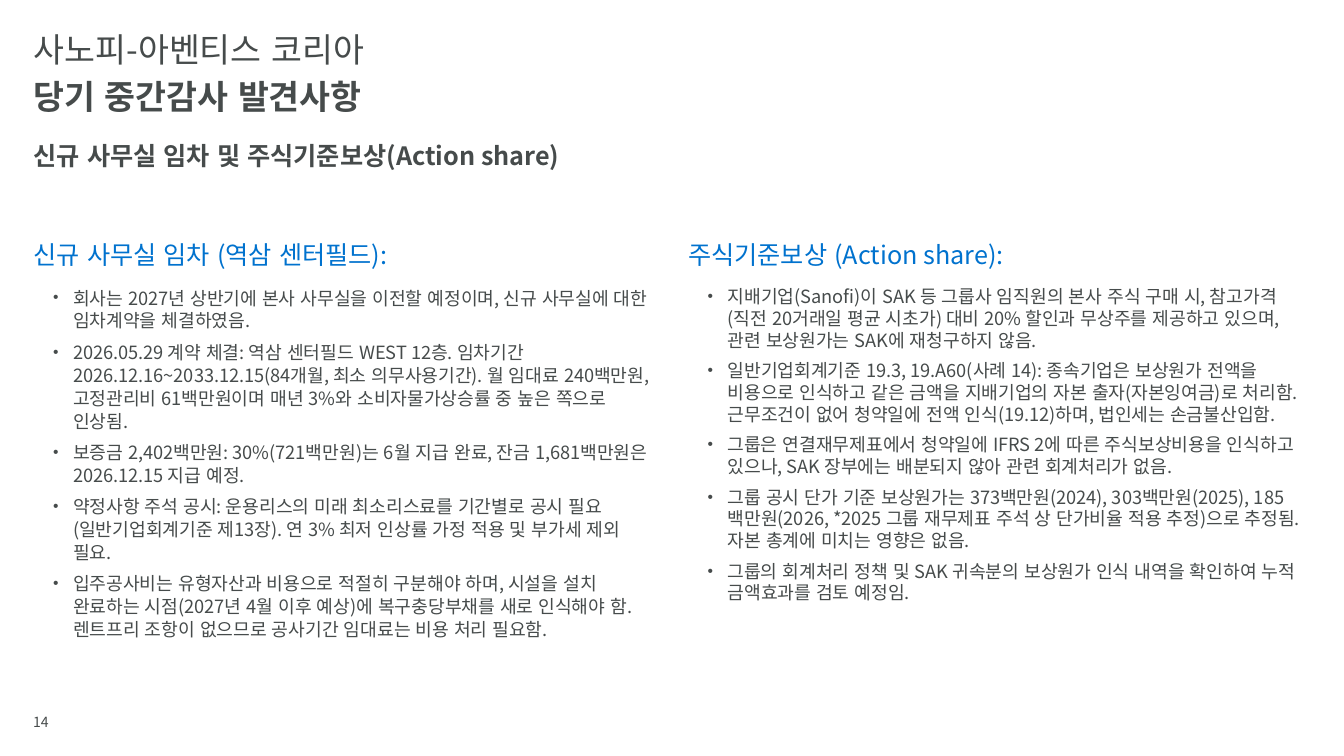
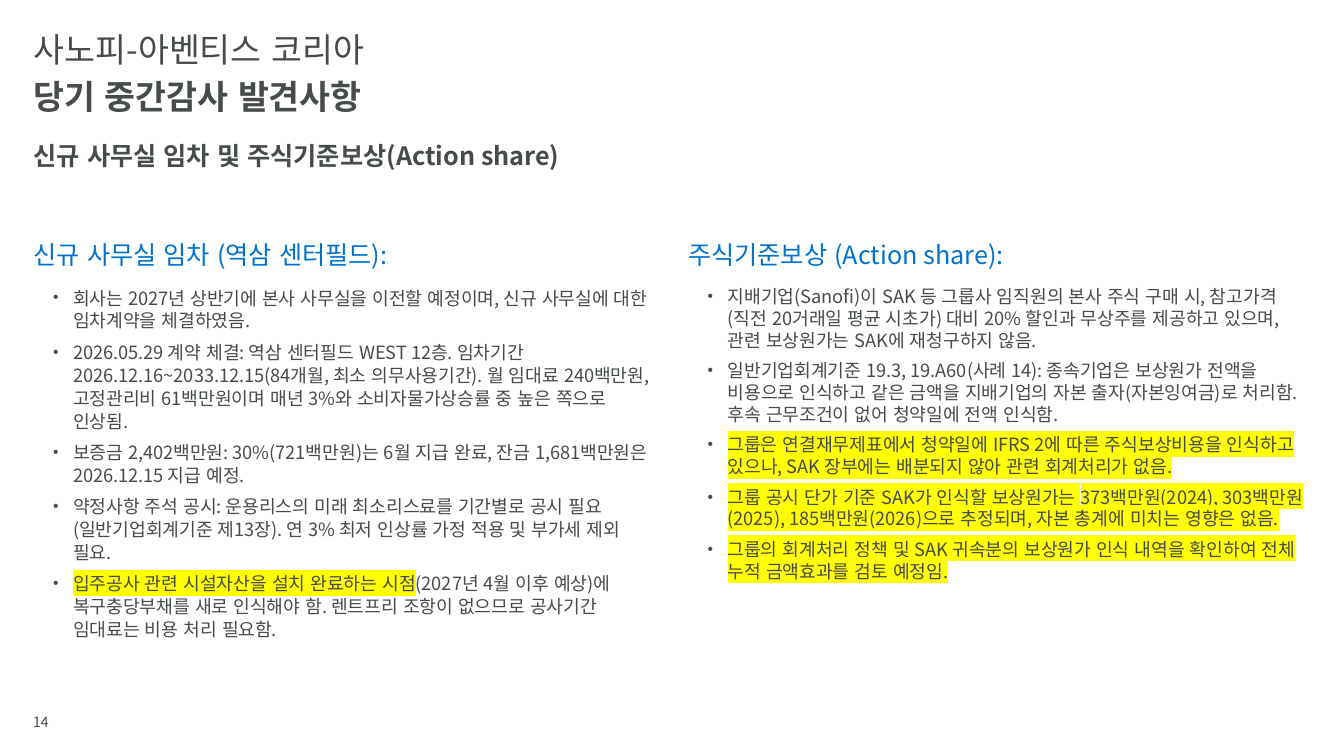
Before and after one commit to hansesle-maker/code, a slide deck: slide 14 of deliverables/SAK_FY2026_Interim_Closing_KO.pptx. Drawn at 1344x756 pixels with LibreOffice and Linux fonts; fonts in the diff are those of the drawing; background and template pictures are left out. Boxes give left, top, right and bottom in pixels: in the first picture for what was removed or moved away, otherwise in the second. Text is boxed around its words. In the diff, an @@ line names an element or a change of style, - is before the commit and + after.

```diff
--- a/deliverables/SAK_FY2026_Interim_Closing_KO.pptx
+++ b/deliverables/SAK_FY2026_Interim_Closing_KO.pptx
@@ text at (x1=728, y1=362, x2=1298, y2=423): text changed @@
-  • 일반기업회계기준 19.3, 19.A60(사례 14): 종속기업은 보상원가 전액을 비용으로 인식하고 같은 금액을 지배기업의 자본 출자(자본잉여금)로 처리함. 근무조건이 없어 청약일에 전액 인식(19.12)하며, 법인세는 손금불산입함.
+  • 일반기업회계기준 19.3, 19.A60(사례 14): 종속기업은 보상원가 전액을 비용으로 인식하고 같은 금액을 지배기업의 자본 출자(자본잉여금)로 처리함. 후속 근무조건이 없어 청약일에 전액 인식함.
@@ text at (x1=728, y1=436, x2=1294, y2=477): highlight none to #FFFF00 in "그룹은 연결재무제표에서 청약일에 IFRS 2에 따른 주식보상비용을 ..." @@
@@ text at (x1=728, y1=488, x2=1303, y2=580): text changed @@
-  • 그룹 공시 단가 기준 보상원가는 373백만원(2024), 303백만원(2025), 185백만원(2026, *2025 그룹 재무제표 주석 상 단가비율 적용 추정)으로 추정됨. 자본 총계에 미치는 영향은 없음.
-  • 그룹의 회계처리 정책 및 SAK 귀속분의 보상원가 인식 내역을 확인하여 누적 금액효과를 검토 예정임.
+  • 그룹 공시 단가 기준 SAK가 인식할 보상원가는 373백만원(2024), 303백만원(2025), 185백만원(2026)으로 추정되며, 자본 총계에 미치는 영향은 없음.
+  • 그룹의 회계처리 정책 및 SAK 귀속분의 보상원가 인식 내역을 확인하여 전체 누적 금액효과를 검토 예정임.
@@ text at (x1=73, y1=572, x2=610, y2=638): text changed @@
-  • 입주공사비는 유형자산과 비용으로 적절히 구분해야 하며, 시설을 설치 완료하는 시점(2027년 4월 이후 예상)에 복구충당부채를 새로 인식해야 함. 렌트프리 조항이 없으므로 공사기간 임대료는 비용 처리 필요함.
+  • 입주공사 관련 시설자산을 설치 완료하는 시점(2027년 4월 이후 예상)에 복구충당부채를 새로 인식해야 함. 렌트프리 조항이 없으므로 공사기간 임대료는 비용 처리 필요함.
```
Also in this commit, not shown: 4 other slides changed, 1 other file.
